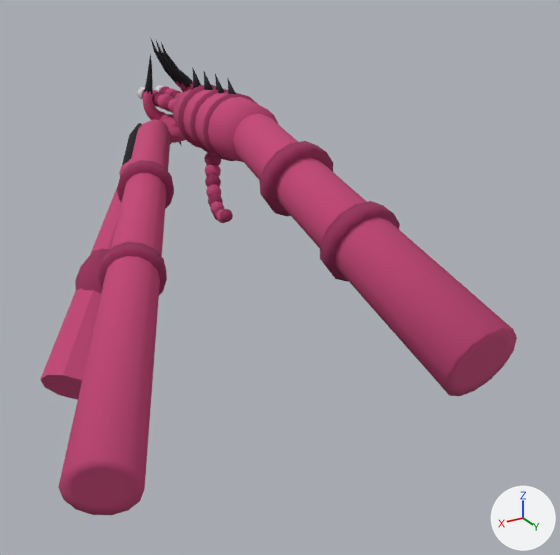
An edit to the glTF model Assets/Weapons/streptococcus.glb, drawn before and after from the same camera.
Camera for both pictures: a camera (50 mm lens) standing at (0.596, 1.14, 0.32) and looking at (0.016, 0.174, -0.163). The lights are fixed; the arrows at lower right show +X, +Y and +Z. The first picture is the older version.

The scene before the commit, as lines of its bpy script (objects in view):
```python
me_w_streptococcus_arm_l = bpy.data.meshes.new('w_streptococcus.arm_l')
me_w_streptococcus_arm_l.from_pydata(...)  # 840 vertices, 1628 faces; spans x -0.051..0.463, y -0.29..0.532, z -0.218..0.162
me_w_streptococcus_arm_l.materials.append(mat_cel_vertex)
me_w_streptococcus_arm_r = bpy.data.meshes.new('w_streptococcus.arm_r')
me_w_streptococcus_arm_r.from_pydata(...)  # 188 vertices, 364 faces; spans x -0.064..0.057, y 0.03..0.601, z -0.174..0.074
me_w_streptococcus_arm_r.materials.append(mat_cel_vertex)
me_w_streptococcus_melee = bpy.data.meshes.new('w_streptococcus.melee')
me_w_streptococcus_melee.from_pydata(...)  # 284 vertices, 544 faces; spans x -0.1..0.362, y -0.496..0.033, z -0.397..-0.031
me_w_streptococcus_melee.materials.append(mat_cel_vertex)
ob_w_streptococcus_arm_l = bpy.data.objects.new('w_streptococcus.arm_l', me_w_streptococcus_arm_l)
ob_w_streptococcus_arm_l.location = (0.0, 0.0, 0.0)
ob_w_streptococcus_arm_r = bpy.data.objects.new('w_streptococcus.arm_r', me_w_streptococcus_arm_r)
ob_w_streptococcus_arm_r.location = (0.0, 0.0, 0.0)
ob_w_streptococcus_melee = bpy.data.objects.new('w_streptococcus.melee', me_w_streptococcus_melee)
ob_w_streptococcus_melee.location = (0.0, 0.0, 0.0)
# also in view: 'w_streptococcus.belt' at (0.027, -0.003, -0.051); 'w_streptococcus.body' at (0.0, -0.146, 0.052)
```
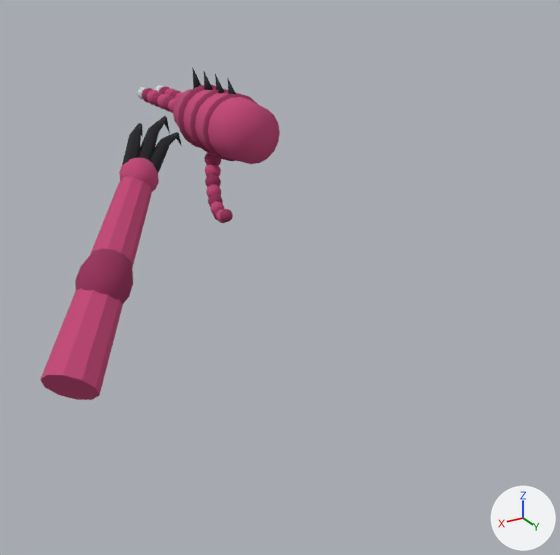
Location of each change, [x1, y1, x2, y2] in pixels of the pictures (560 x 555 px):
'w_streptococcus.arm_r', deleted (pink)
    before: [233, 114, 517, 396]
'w_streptococcus.arm_l', deleted (pink)
    before: [58, 39, 193, 515]

Diff of the bpy script that builds the scene:
```diff
--- a/Assets/Weapons/streptococcus.glb.py
+++ b/Assets/Weapons/streptococcus.glb.py
@@ ob_w_streptococcus_arm_l @@
-ob_w_streptococcus_arm_l = bpy.data.objects.new('w_streptococcus.arm_l', me_w_streptococcus_arm_l)
-ob_w_streptococcus_arm_l.location = (0.0, 0.0, 0.0)
@@ ob_w_streptococcus_arm_r @@
-ob_w_streptococcus_arm_r = bpy.data.objects.new('w_streptococcus.arm_r', me_w_streptococcus_arm_r)
-ob_w_streptococcus_arm_r.location = (0.0, 0.0, 0.0)
```
